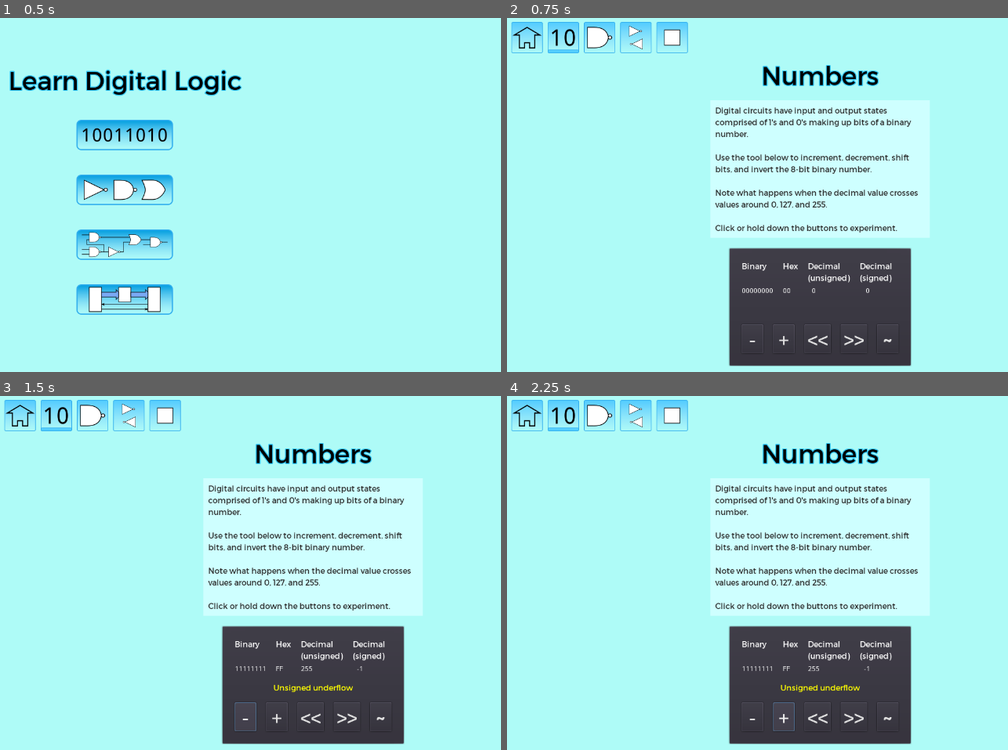
Above: before the commit, frames 1-4 (two rows, left to right).
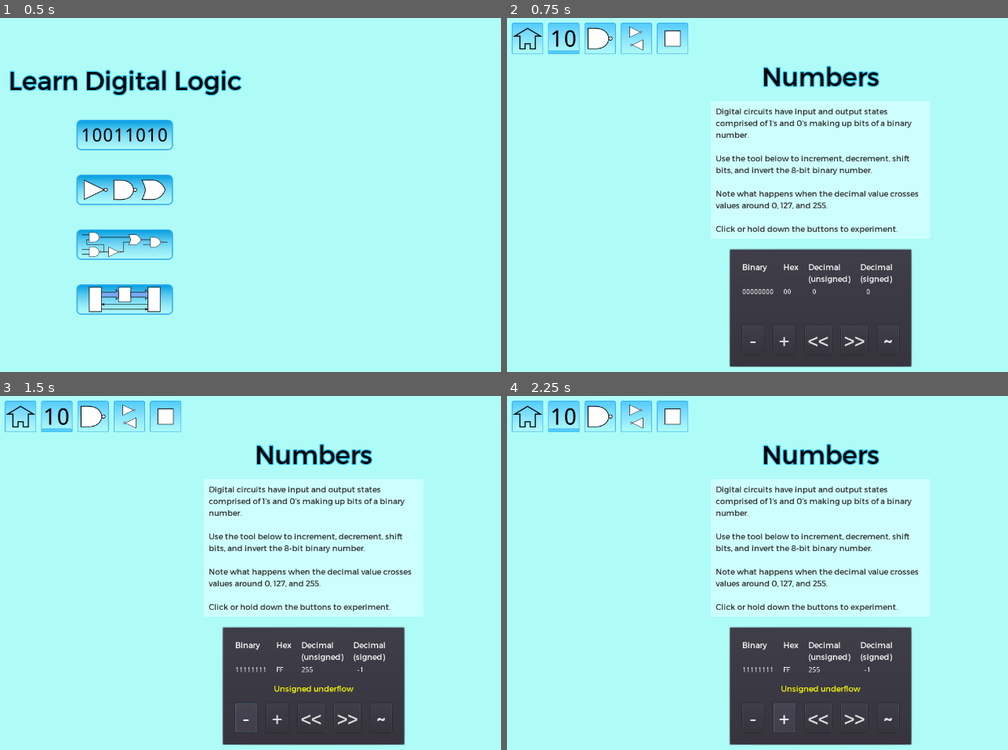
Above: after the commit, the same moments.

Repository: andrew-wilkes/digital-logic
Game: Godot game, scene res://Main.tscn
The game is run twice, just before and just after one commit, with the same random seed, the same clock (stepped at 60 frames per second) and the same inputs.
Inputs (mouse positions are in pixels of both pictures, inside the frame that each line leads up to):
- Up to frame 1 (0.5 s): no input
- Up to frame 2 (0.75 s): click (632, 134) at 0.5 s
- Up to frame 3 (1.5 s): click "-" at 1.25 s
- Up to frame 4 (2.25 s): click "+" at 2 s

Frame 1 is identical in both runs. In frame 2, 5.9% of the frame differs, in the area x 0-85%, y 1-99%; in frame 3, 6.1%; in frame 4, 6.1%.

Commit message:
Correct uneven offset of Numbers scene

Diff:
--- a/game/Numbers.tscn
+++ b/game/Numbers.tscn
@@ -8,14 +8,9 @@
 [ext_resource path="res://center.gd" type="Script" id=6]
 [ext_resource path="res://assets/subtitle_font.tres" type="DynamicFont" id=7]
 
-
 [node name="Numbers" type="Control"]
 anchor_right = 1.0
 anchor_bottom = 1.0
-margin_left = -1.0
-margin_top = -2.0
-margin_right = -1.0
-margin_bottom = -2.0
 script = ExtResource( 1 )
 __meta__ = {
 "_edit_use_anchors_": false
@@ -49,10 +44,10 @@
 Click or hold down the buttons to experiment."
 
 [node name="Panel" type="PanelContainer" parent="VBox"]
-margin_left = 43.0
+margin_left = 37.0
 margin_top = 337.0
-margin_right = 404.0
-margin_bottom = 567.0
+margin_right = 411.0
+margin_bottom = 580.0
 size_flags_horizontal = 4
 size_flags_vertical = 0
 __meta__ = {
@@ -62,8 +57,8 @@
 [node name="MarginContainer" type="MarginContainer" parent="VBox/Panel"]
 margin_left = 7.0
 margin_top = 7.0
-margin_right = 354.0
-margin_bottom = 223.0
+margin_right = 367.0
+margin_bottom = 236.0
 custom_constants/margin_right = 20
 custom_constants/margin_top = 20
 custom_constants/margin_left = 20
@@ -75,15 +70,15 @@
 [node name="VBox" type="VBoxContainer" parent="VBox/Panel/MarginContainer"]
 margin_left = 20.0
 margin_top = 20.0
-margin_right = 327.0
-margin_bottom = 196.0
+margin_right = 340.0
+margin_bottom = 209.0
 custom_constants/separation = 20
 __meta__ = {
 "_edit_use_anchors_": false
 }
 
 [node name="Counter" type="HBoxContainer" parent="VBox/Panel/MarginContainer/VBox"]
-margin_right = 307.0
+margin_right = 320.0
 margin_bottom = 69.0
 custom_constants/separation = 20
 __meta__ = {
@@ -175,23 +170,22 @@
 
 [node name="Alert" type="Label" parent="VBox/Panel/MarginContainer/VBox"]
 margin_top = 89.0
-margin_right = 307.0
+margin_right = 320.0
 margin_bottom = 110.0
 custom_fonts/font = ExtResource( 2 )
 text = "Alert"
 align = 1
 
 [node name="Buttons" type="HBoxContainer" parent="VBox/Panel/MarginContainer/VBox"]
-margin_left = 3.0
 margin_top = 130.0
-margin_right = 303.0
-margin_bottom = 176.0
+margin_right = 320.0
+margin_bottom = 189.0
 size_flags_horizontal = 4
 custom_constants/separation = 20
 
 [node name="Down" type="Button" parent="VBox/Panel/MarginContainer/VBox/Buttons"]
 margin_right = 44.0
-margin_bottom = 46.0
+margin_bottom = 59.0
 rect_min_size = Vector2( 44, 0 )
 hint_tooltip = "Decrement"
 custom_fonts/font = ExtResource( 7 )
@@ -200,7 +194,7 @@
 [node name="Up" type="Button" parent="VBox/Panel/MarginContainer/VBox/Buttons"]
 margin_left = 64.0
 margin_right = 108.0
-margin_bottom = 46.0
+margin_bottom = 59.0
 rect_min_size = Vector2( 44, 0 )
 hint_tooltip = "Increment"
 custom_fonts/font = ExtResource( 7 )
@@ -208,24 +202,24 @@
 
 [node name="ShiftLeft" type="Button" parent="VBox/Panel/MarginContainer/VBox/Buttons"]
 margin_left = 128.0
-margin_right = 172.0
-margin_bottom = 46.0
+margin_right = 182.0
+margin_bottom = 59.0
 hint_tooltip = "Bit shift left"
 custom_fonts/font = ExtResource( 7 )
 text = "<<"
 
 [node name="ShiftRight" type="Button" parent="VBox/Panel/MarginContainer/VBox/Buttons"]
-margin_left = 192.0
-margin_right = 236.0
-margin_bottom = 46.0
+margin_left = 202.0
+margin_right = 256.0
+margin_bottom = 59.0
 hint_tooltip = "Bit shift right"
 custom_fonts/font = ExtResource( 7 )
 text = ">>"
 
 [node name="Invert" type="Button" parent="VBox/Panel/MarginContainer/VBox/Buttons"]
-margin_left = 256.0
-margin_right = 300.0
-margin_bottom = 46.0
+margin_left = 276.0
+margin_right = 320.0
+margin_bottom = 59.0
 rect_min_size = Vector2( 44, 0 )
 hint_tooltip = "Invert"
 custom_fonts/font = ExtResource( 7 )
--- a/game/tt.gd
+++ b/game/tt.gd
@@ -14,7 +14,8 @@
 			[1,0,1,0,0,0,0,0,1,0,0],
 			[1,1,0,0,0,0,0,0,0,1,0],
 			[1,1,1,0,0,0,0,0,0,0,1]
-		]
+		],
+		desc = "Description text"
 	},
 	{
 		title = "Full Adder",
@@ -29,6 +30,7 @@
 			[1,0,1,0,1],
 			[1,1,0,0,1],
 			[1,1,1,1,1]
-		]
+		],
+		desc = "Description text"
 	}
 ]
Binary file added: game/assets/StandardSymbolsPS.otf
